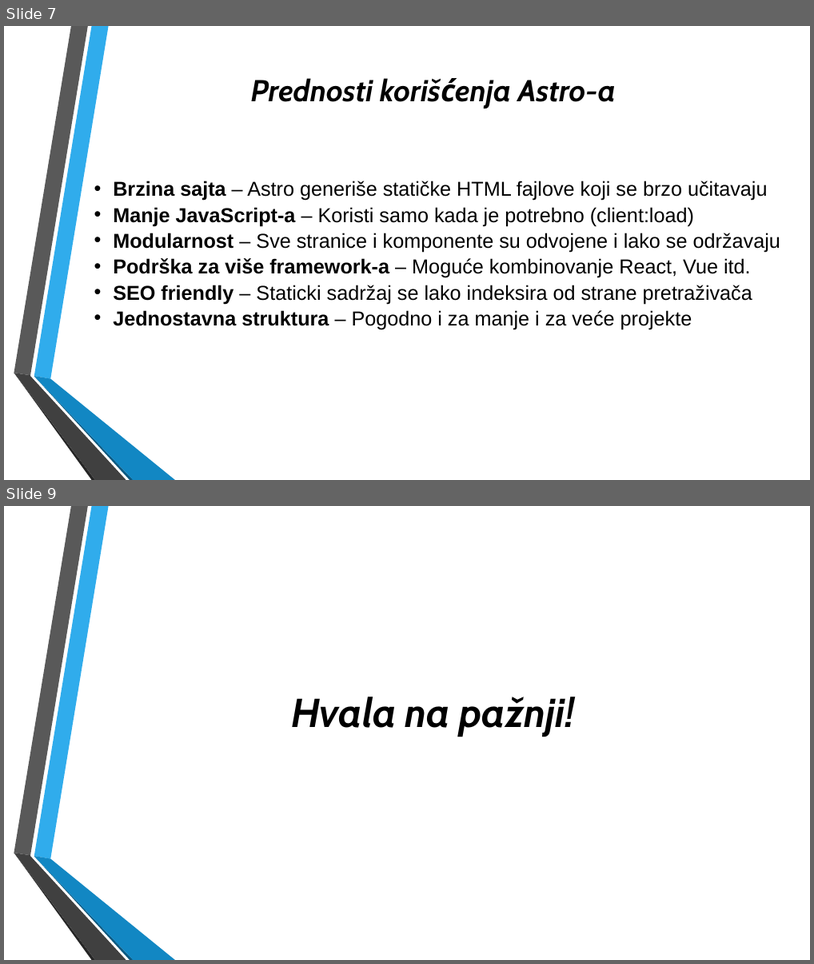
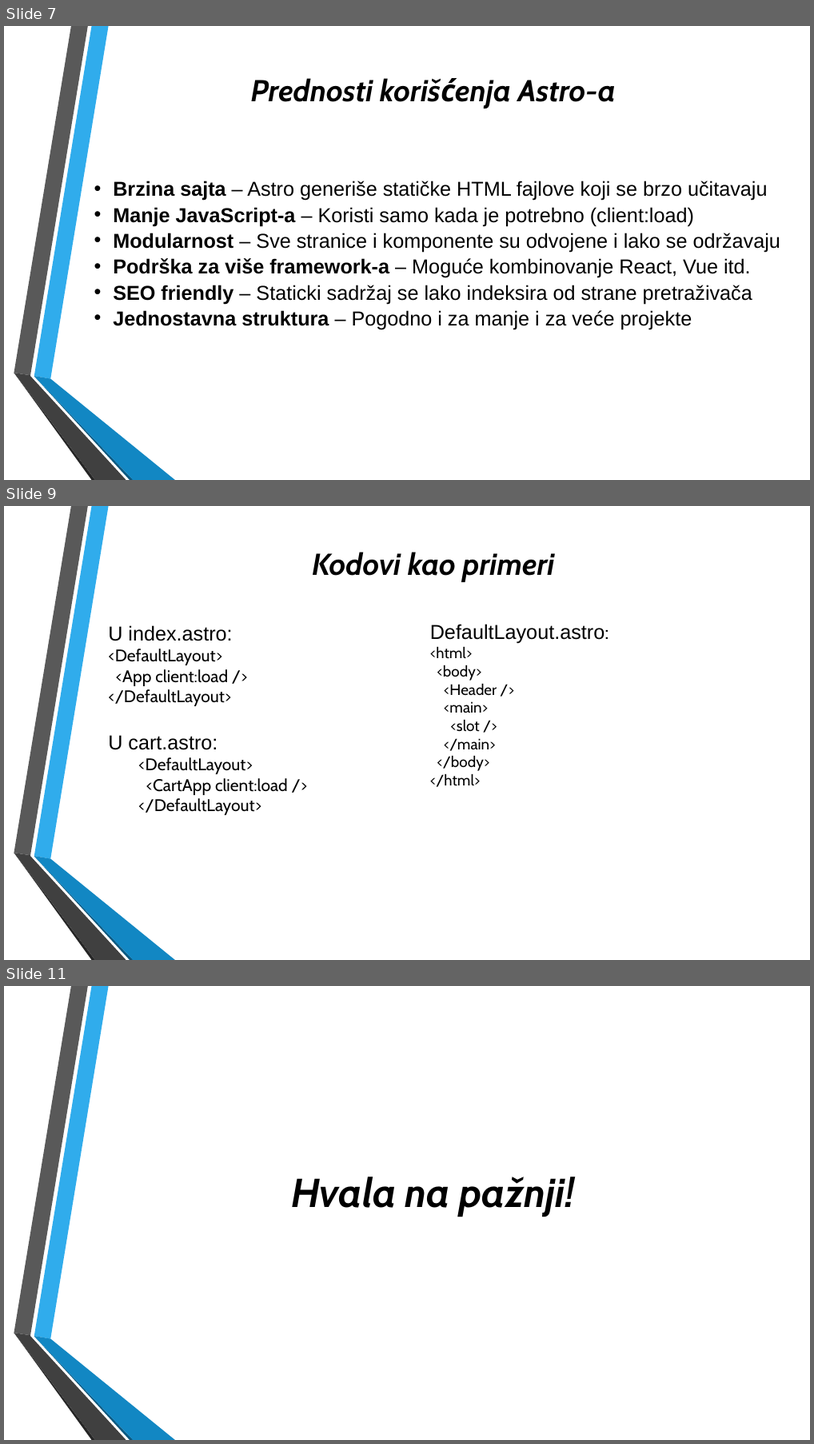
Before and after one commit to AleksaT205/TechStore, a slide deck: Prezentacija.pptx. Shown one above the other, each under a label of ours: slides 7 and 9 before the commit, slides 7, 9 and 11 after it; the slides between them are not shown. The pictures are 814x964 and 814x1444 pixels, drawn with LibreOffice and Linux fonts; fonts in the diff are those of the drawing; background and template pictures are left out. Boxes give left, top, right and bottom in pixels: in the first picture for what was removed or moved away, otherwise in the second. Text is boxed around its words. In the diff, an @@ line names an element or a change of style, - is before the commit and + after.

```diff
--- a/Prezentacija.pptx
+++ b/Prezentacija.pptx
@@ slide 9 added at bbox=[4, 506, 810, 960], background picture (left out); not listed: 6 template elements that a slide beside it also shows @@
@@ title added at bbox=[312, 552, 554, 582], 36 pt, text #000000, bold, italic @@
+Kodovi kao primeri
@@ text added at bbox=[108, 625, 288, 815], 20 pt, text #000000 @@
+U index.astro:
+<DefaultLayout>
+<App client:load />
+</DefaultLayout>
+U cart.astro:
+  <DefaultLayout>
+  <CartApp client:load />
+  </DefaultLayout>
@@ text added at bbox=[430, 624, 610, 787], 18 pt, text #000000 @@
+DefaultLayout.astro:
+<html>
+<body>
+<Header />
+<main>
+<slot />
+</main>
+</body>
+</html>
@@ what was slide 9 is now slide 11 @@
```
Also in this commit, not shown: 4 slides changed, 1 other slide added.
